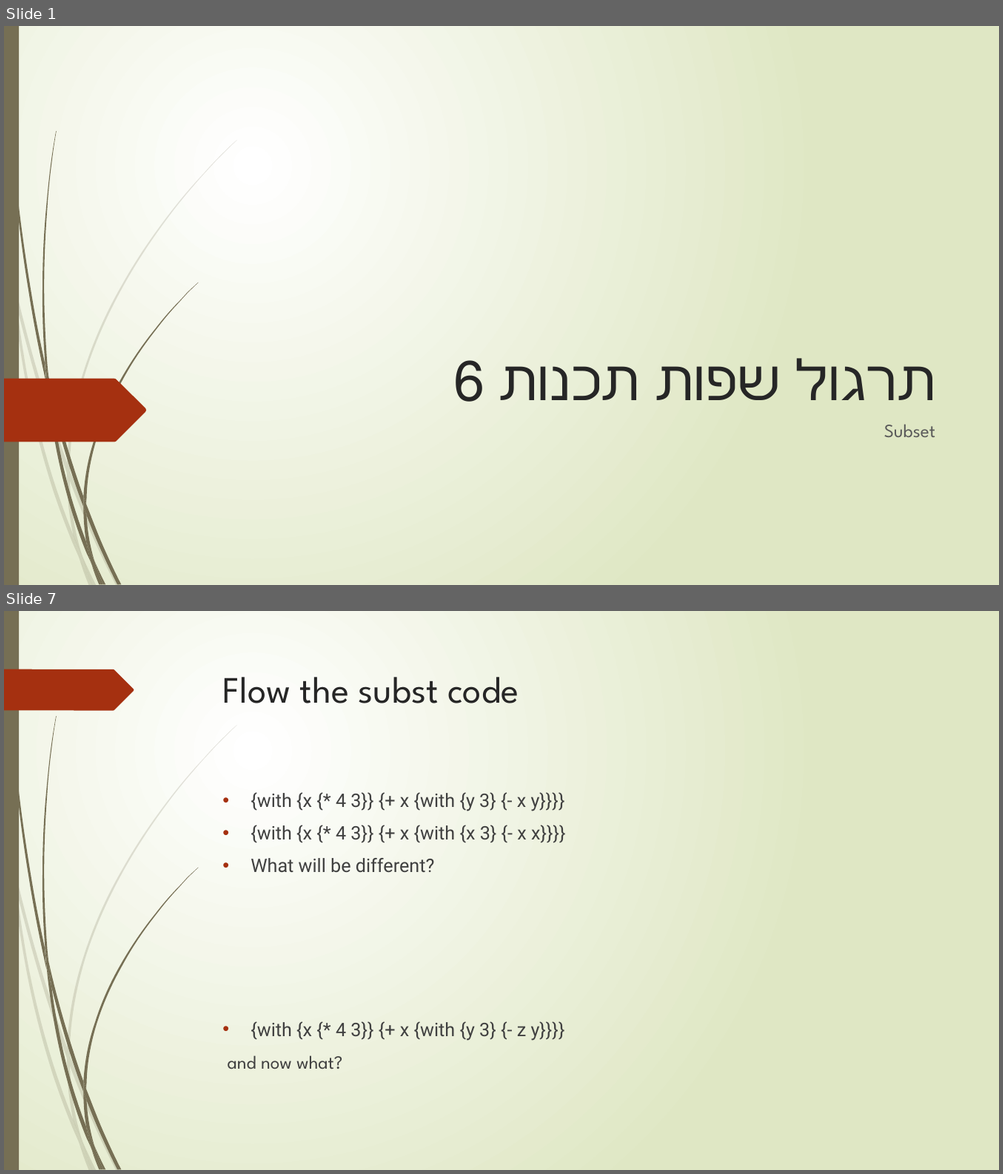
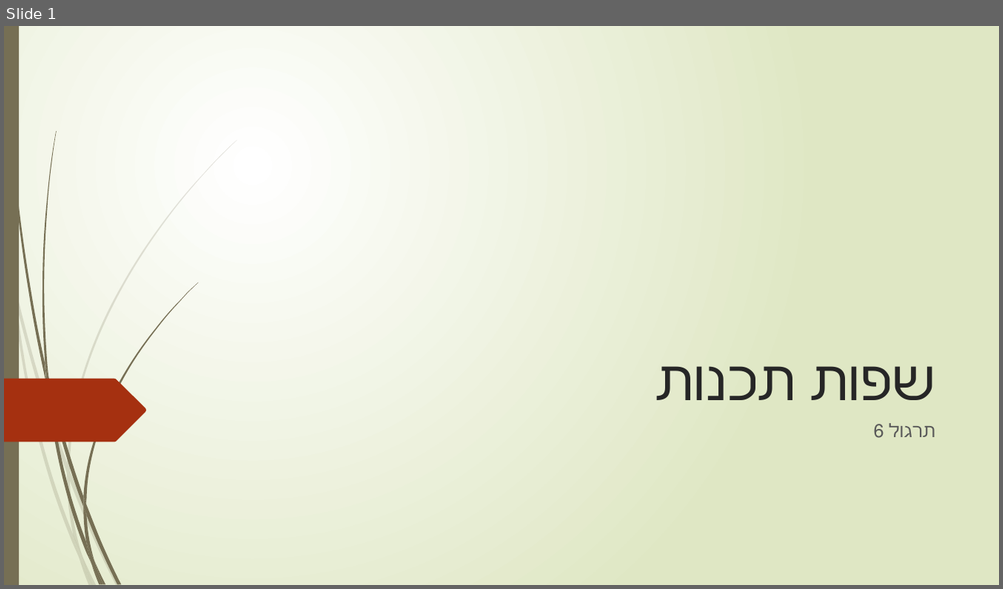
Before and after one commit to TimSorensen10/Racket-Course, a slide deck: Ppt/תרגול 6.pptx. Shown one above the other, each under a label of ours: slides 1 and 7 before the commit, slide 1 after it; the slides between them are not shown. The pictures are 1003x1174 and 1003x589 pixels, drawn with LibreOffice and Linux fonts; fonts in the diff are those of the drawing. Boxes give left, top, right and bottom in pixels: in the first picture for what was removed or moved away, otherwise in the second. Text is boxed around its words. In the diff, an @@ line names an element or a change of style, - is before the commit and + after.

```diff
--- a/Ppt/תרגול 6.pptx
+++ b/Ppt/תרגול 6.pptx
@@ slide 7 removed at (4, 611, 999, 1170), background gradient #FFFFFF to #DFE8C4; not listed: 23 template elements that a slide beside it also shows @@
@@ freeform shape removed at (4, 669, 134, 710) @@
@@ title removed at (223, 677, 518, 703) @@
-Flow the subst code
@@ text removed at (227, 792, 566, 1070) @@
-• {with {x {* 4 3}} {+ x {with {y 3} {- x y}}}}
-• {with {x {* 4 3}} {+ x {with {x 3} {- x x}}}}
-• What will be different?
-• {with {x {* 4 3}} {+ x {with {y 3} {- z y}}}}
-and now what?
@@ slide 1 changed as well @@
@@ title at (810, 366, 936, 400): text changed; font League Spartan to Times New Roman @@
-תרגול שפות תכנות 6
+שפות תכנות
@@ subtitle at (888, 423, 935, 437): text changed; font League Spartan to Times New Roman @@
-Subset
+תרגול 6
```
Also in this commit, not shown: 10 slides added, 7 other slides removed, 4 other files.
